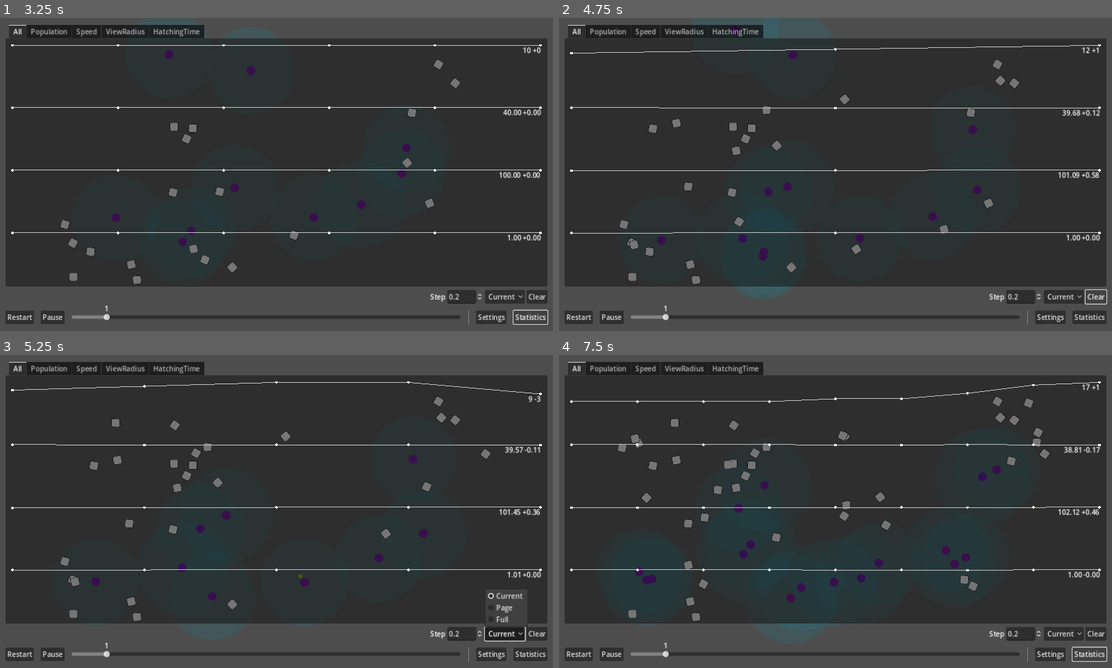
Above: before the commit, frames 1-4 (two rows, left to right).
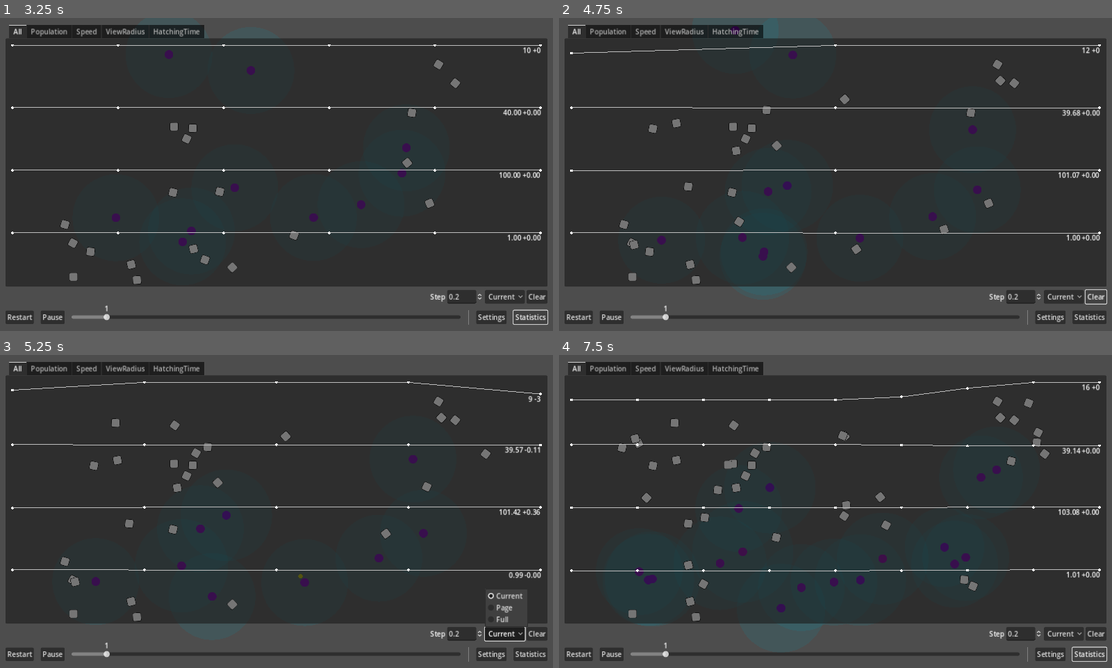
Above: after the commit, the same moments.

Repository: wivest/Natural-Selection
Game: Godot game, scene res://main.tscn
Same seed, same stepped clock (60 frames per second), same inputs: the game is played once before the commit and once after it.
Inputs:
- Up to frame 1 (3.25 s): click "Restart" at 0.5 s; click "Restart" at 1.25 s; click "Restart" at 2 s; click "Statistics" at 2.75 s
- Up to frame 2 (4.75 s): click "Current" at 3.5 s; click "Clear" at 4.25 s
- Up to frame 3 (5.25 s): click "Current" at 5 s
- Up to frame 4 (7.5 s): click "Clear" at 5.75 s; click "Statistics" at 6.5 s; click "Statistics" at 7.25 s

Frame 1 is identical in both runs. In frame 2, 0.9% of the frame differs, in the area x 2-98%, y 8-72%; in frame 3, 0.8%; in frame 4, 1.5%, in the area x 2-98%, y 8-83%.

Commit message:
feat: duplicate current genes into dictionary

Diff:
--- a/entities/creature/creature.tscn
+++ b/entities/creature/creature.tscn
@@ -8,6 +8,21 @@
 [ext_resource type="Texture2D" uid="uid://cbc3ai3qcvy1c" path="res://entities/creature/creature.png" id="6_6nai0"]
 [ext_resource type="Script" path="res://entities/creature/nodes/body.gd" id="7_tnnyg"]
 [ext_resource type="Script" path="res://entities/creature/nodes/mouth.gd" id="8_dia77"]
+
+[sub_resource type="Resource" id="Resource_da71r"]
+script = ExtResource("2_nf75o")
+value = 40.0
+mutation_range = 4.0
+
+[sub_resource type="Resource" id="Resource_4ewtq"]
+script = ExtResource("2_nf75o")
+value = 100.0
+mutation_range = 10.0
+
+[sub_resource type="Resource" id="Resource_cty3q"]
+script = ExtResource("2_nf75o")
+value = 1.0
+mutation_range = 0.1
 
 [sub_resource type="Resource" id="Resource_wbpyc"]
 script = ExtResource("2_nf75o")
@@ -30,6 +45,11 @@
 speed = SubResource("Resource_fxyqd")
 view_radius = SubResource("Resource_hww5n")
 hatching_time = SubResource("Resource_wbpyc")
+genes = {
+"hatching_time": SubResource("Resource_cty3q"),
+"speed": SubResource("Resource_da71r"),
+"view_radius": SubResource("Resource_4ewtq")
+}
 
 [sub_resource type="CircleShape2D" id="CircleShape2D_0vg18"]
 
Not shown: 1 places in entities/creature/creature.tscn that only renumber resources
